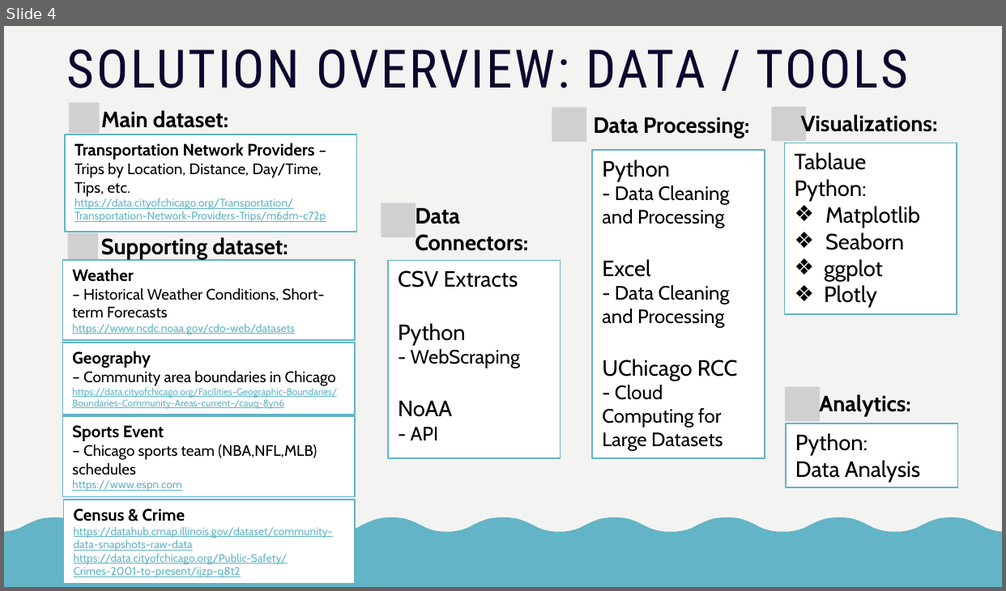
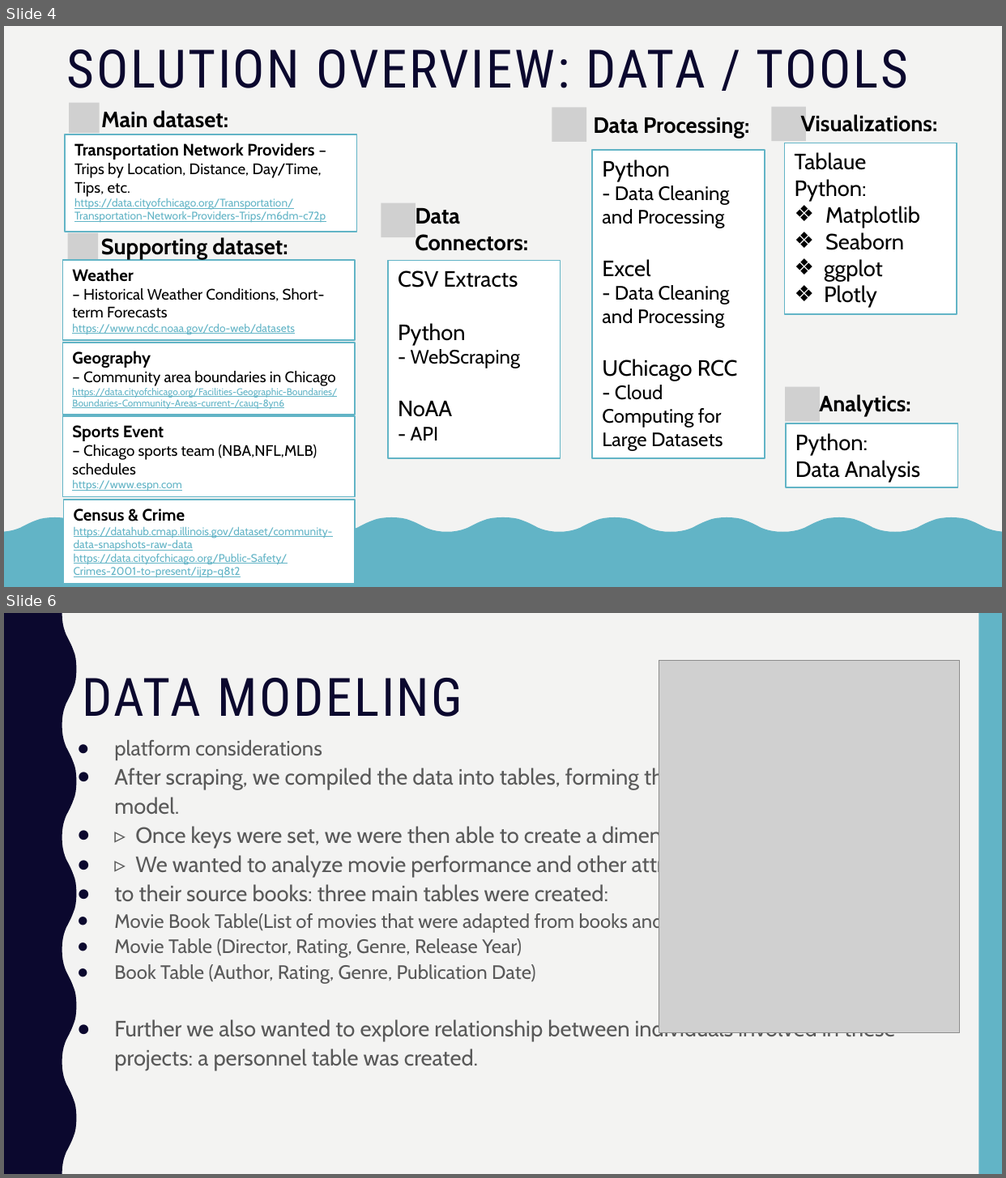
Before and after one commit to Data-Engineering-Platform-Final-Project/DEPA-FP-Files, a slide deck: DEPA Final Project PPT.pptx. Shown one above the other, each under a label of ours: slide 4 before the commit, slides 4 and 6 after it; the slides between them are not shown. The pictures are 1006x591 and 1006x1178 pixels, drawn with LibreOffice and Linux fonts; fonts in the diff are those of the drawing; grey boxes stand for pictures. Boxes give left, top, right and bottom in pixels: in the first picture for what was removed or moved away, otherwise in the second. Text is boxed around its words. In the diff, an @@ line names an element or a change of style, - is before the commit and + after.

```diff
--- a/DEPA Final Project PPT.pptx
+++ b/DEPA Final Project PPT.pptx
@@ slide 6 added at (4,613,1002,1174), background #F3F3F2 @@
@@ freeform shape added at (4,613,77,1174), fill #0B082E @@
@@ rectangle added at (979,613,1002,1174), fill #62B4C6 @@
@@ picture added at (658,661,959,1034) @@
@@ title added at (82,678,463,717), 38.2 pt, text #0B082E @@
+DATA MODELING
@@ text added at (114,740,895,1071), 16 pt, text #595959 @@
+● platform considerations
+● After scraping, we compiled the data into tables, forming the basis of an entity relationship model.
+● ▹ Once keys were set, we were then able to create a dimensional model.
+● ▹ We wanted to analyze movie performance and other attributes, comparing
+● to their source books: three main tables were created:
+● Movie Book Table(List of movies that were adapted from books and the book titles
+● Movie Table (Director, Rating, Genre, Release Year)
+● Book Table (Author, Rating, Genre, Publication Date)
+● Further we also wanted to explore relationship between individuals involved in these projects: a personnel table was created.
```
Also in this commit, not shown: 3 other slides added.
